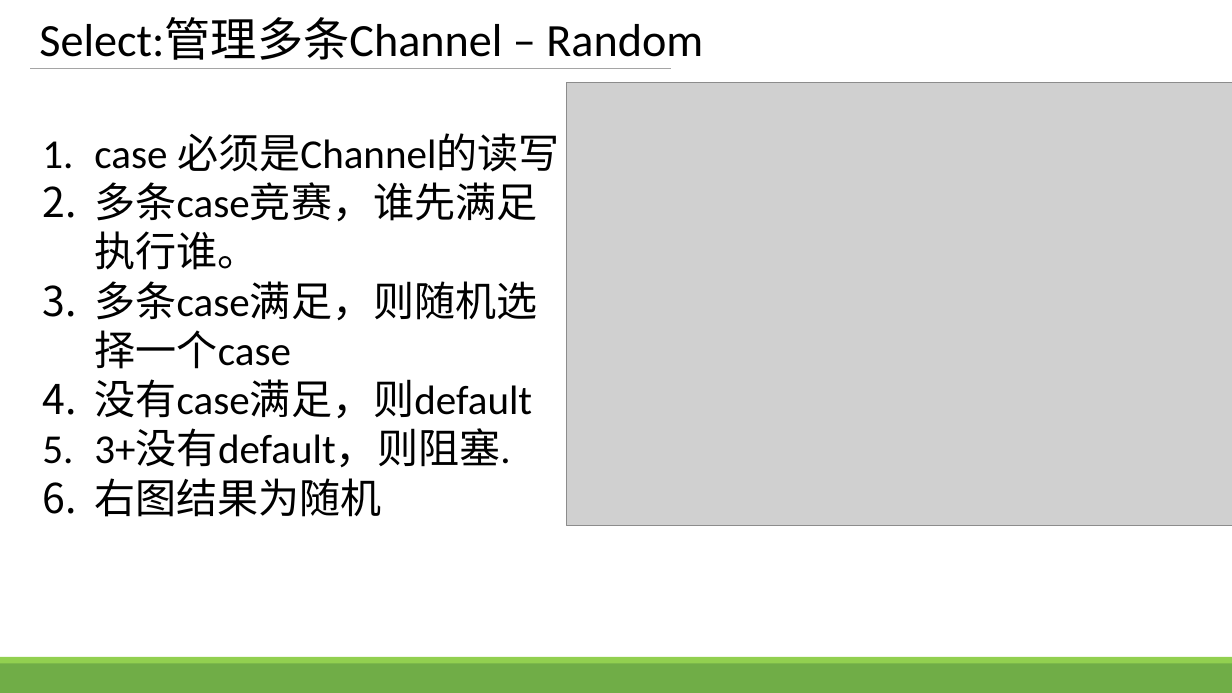
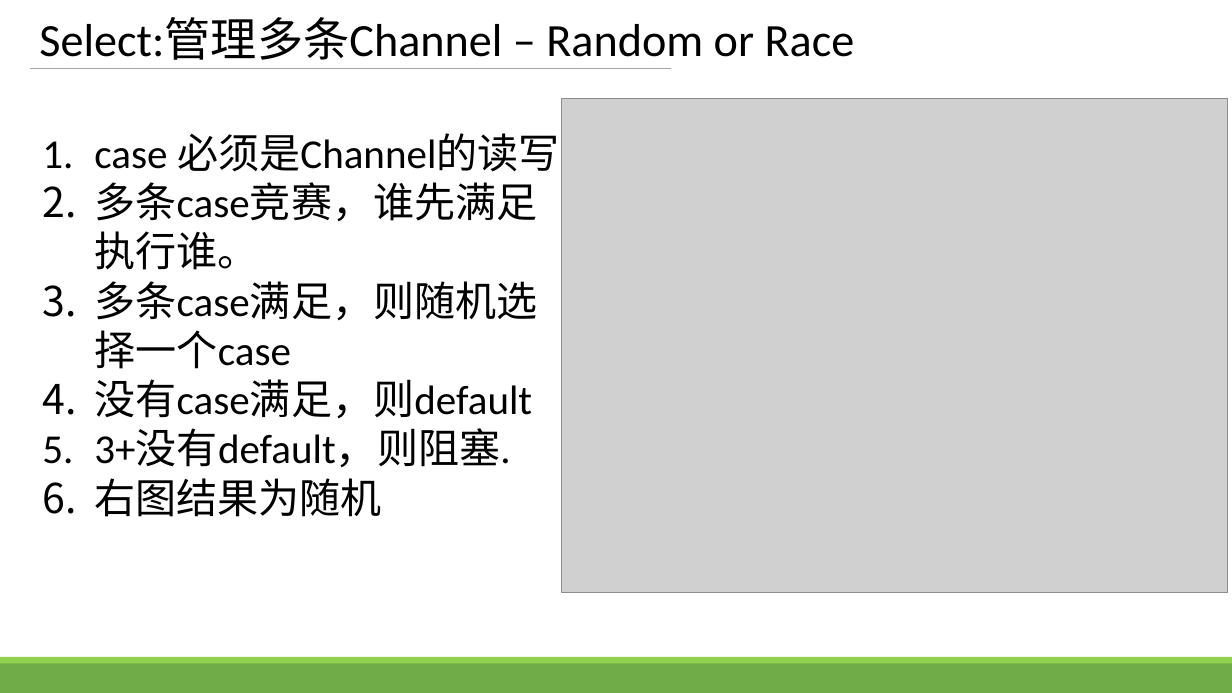
Before and after one commit to zhengbr2/sharing, a slide deck: slide 15 of GolangConcurency.pptx. Drawn at 1232x693 pixels with LibreOffice and Linux fonts; fonts in the diff are those of the drawing; grey boxes stand for pictures. Boxes give left, top, right and bottom in pixels: in the first picture for what was removed or moved away, otherwise in the second. Text is boxed around its words. In the diff, an @@ line names an element or a change of style, - is before the commit and + after.

```diff
--- a/GolangConcurency.pptx
+++ b/GolangConcurency.pptx
@@ title at [39,17,855,60]: text changed @@
-Select:管理多条Channel – Random
+Select:管理多条Channel – Random or Race
@@ picture: place and size @@
-picture at [567,83,1232,526]
+picture at [562,99,1228,592]
```
Also in this commit, not shown: 7 other slides changed, 6 other files.
